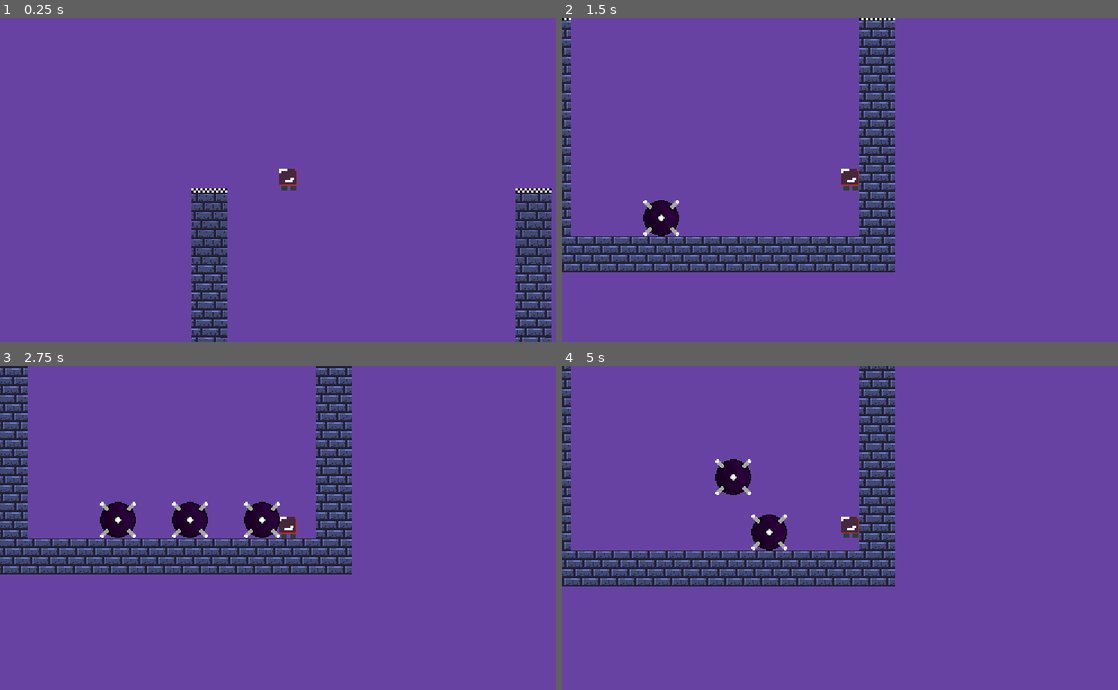
Above: before the commit, frames 1-4 (two rows, left to right).
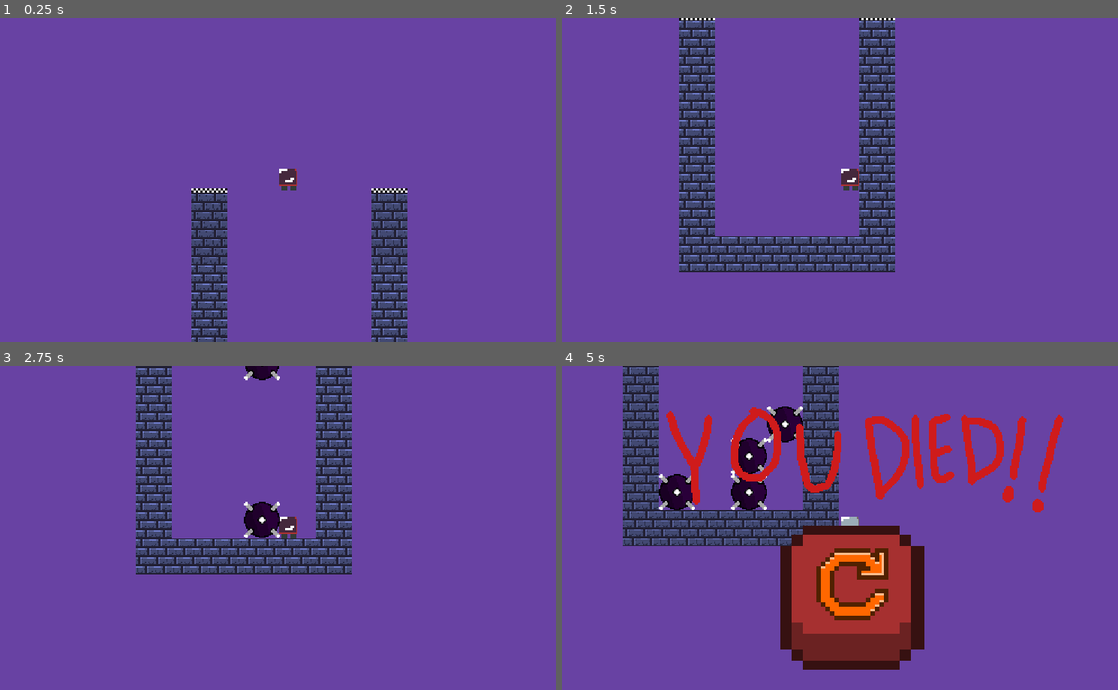
Above: after the commit, the same moments.

Repository: Dgarc359/falling-blocks
Game: Godot game, scene res://scenes/node_2d.tscn
Two runs of this game, one before a commit and one after it. Both use one fixed random seed, a clock stepped at 60 frames per second and the inputs below.
Inputs (mouse positions are in pixels of both pictures, inside the frame that each line leads up to):
- Up to frame 1 (0.25 s): no input
- Up to frame 2 (1.5 s): hold D (right) from 0.53 s (still down); tap Space (jump) at 0.77 s
- Up to frame 3 (2.75 s): tap Space (jump) at 1.52 s; release D (right) at 2.03 s; hold A (left) from 2.03 s (still down)
- Up to frame 4 (5 s): release A (left) at 2.78 s; hold D (right) 2.78-3.5 s; tap Space (jump) at 3.02, 4.52 s; click (851, 599) at 3.52 s; hold D (right) from 4.28 s (still down)

The runs differ from the first frame. In frame 1, 6.1% of the frame differs, in the area x 66-100%, y 52-100%; in frame 2, 8.4%; in frame 3, 10%; in frame 4, 35%, in the area x 0-91%, y 0-94%.

Commit message:
make blocks fall at rate of 4 / width for bps and

Diff:
--- a/scenes/node_2d.tscn
+++ b/scenes/node_2d.tscn
@@ -7,9 +7,8 @@
 
 [node name="Node2D" type="Node2D"]
 script = ExtResource("1_gf463")
-width = 10
+width = 6
 height = 7
-blocks_per_second = 2.0
 
 [node name="PlayerCharacter" parent="." instance=ExtResource("2_2jf73")]
 position = Vector2(270, 140)
--- a/scripts/Node2D.gd
+++ b/scripts/Node2D.gd
@@ -6,10 +6,7 @@
 @export var width: int = 5
 @export var height: int = 5
 
-@export var blocks_per_second: float
-
-var block_millis_timeout: float
-#var block_millis_timeout := 1 / blocks_per_second
+var block_seconds_timeout: float
 
 @onready var time_since_last_spawn = 0
 const VICTORY_TILE = preload("res://assets/sprites/victory-tile/victory-tile.bmp")
@@ -26,15 +23,16 @@
 
 # Called when the node enters the scene tree for the first time.
 func _ready():
-	block_millis_timeout = 1 / blocks_per_second
-	print("block millis timeout ",block_millis_timeout)
+	var blocks_per_second: float = 4.0 / (float(width) - 2.0)
+	block_seconds_timeout = 1 / blocks_per_second
 	player_initial_starting_position = player_character.position
 	#pc_cam_control.add_child(death_ui)
 	pass # Replace with function body.
 
 # Called every frame. 'delta' is the elapsed time since the previous frame.
 func _process(delta):
-	if time_since_last_spawn > block_millis_timeout:
+	#print (delta)
+	if time_since_last_spawn > block_seconds_timeout:
 		spawn_falling_block(node_2d, width)
 		time_since_last_spawn = 0
 
